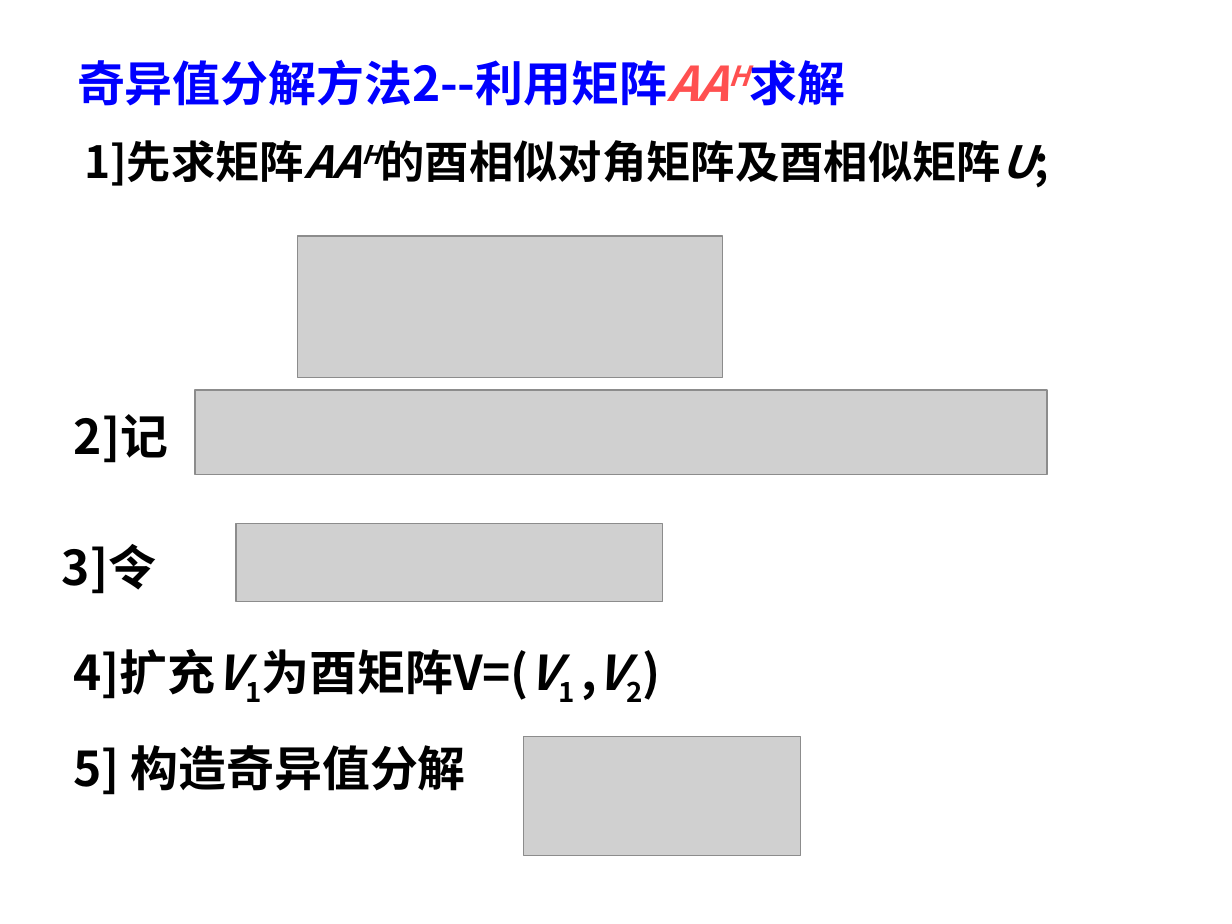
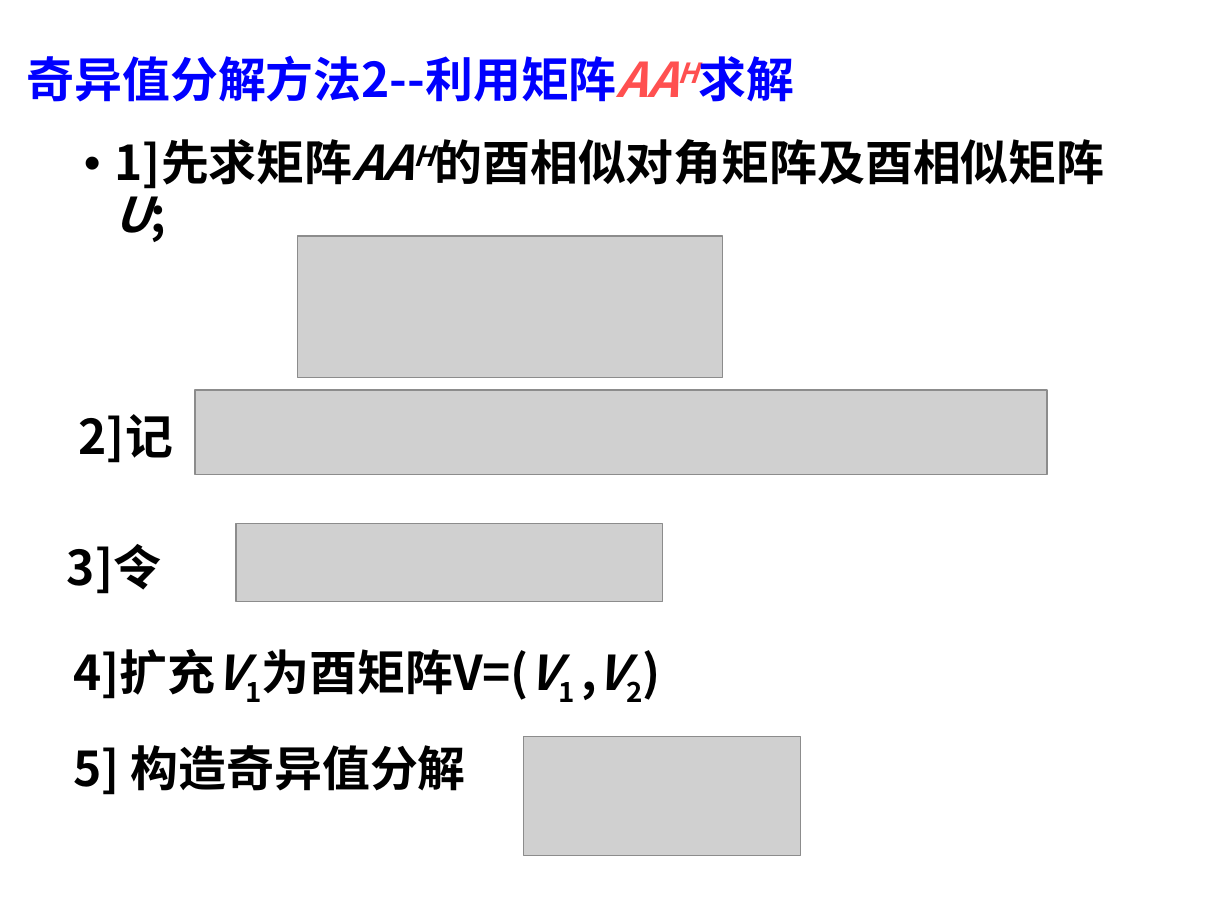
Before and after one commit to wykxwyc/wykxwyc_test, a slide deck: slide 16 of files/奇异值分解及应用.ppt. Drawn at 1232x924 pixels with LibreOffice and Linux fonts; fonts in the diff are those of the drawing; grey boxes stand for pictures; background and template pictures are left out. Boxes give left, top, right and bottom in pixels: in the first picture for what was removed or moved away, otherwise in the second. Text is boxed around its words. In the diff, an @@ line names an element or a change of style, - is before the commit and + after.

```diff
--- a/files/奇异值分解及应用.ppt
+++ b/files/奇异值分解及应用.ppt
@@ title "奇异值分解方法2--利用矩阵AAH求解" at [27, 55, 617, 102]: alignment centre to left; line spacing 1 to 0.9 @@
@@ text "1]先求矩阵AAH的酉相似对角矩阵及酉相似矩阵U;" at [115, 139, 353, 189]: size 25.9 to 28 pt; bullet none to •; more space between paragraphs @@
@@ text "2]记": place and size @@
-text "2]记" at [74, 414, 168, 463]
+text "2]记" at [79, 414, 173, 463]
@@ text "3]令": place and size @@
-text "3]令" at [62, 544, 156, 594]
+text "3]令" at [67, 544, 161, 594]
```
Also in this commit, not shown: 16 other slides changed, 3 other files.
